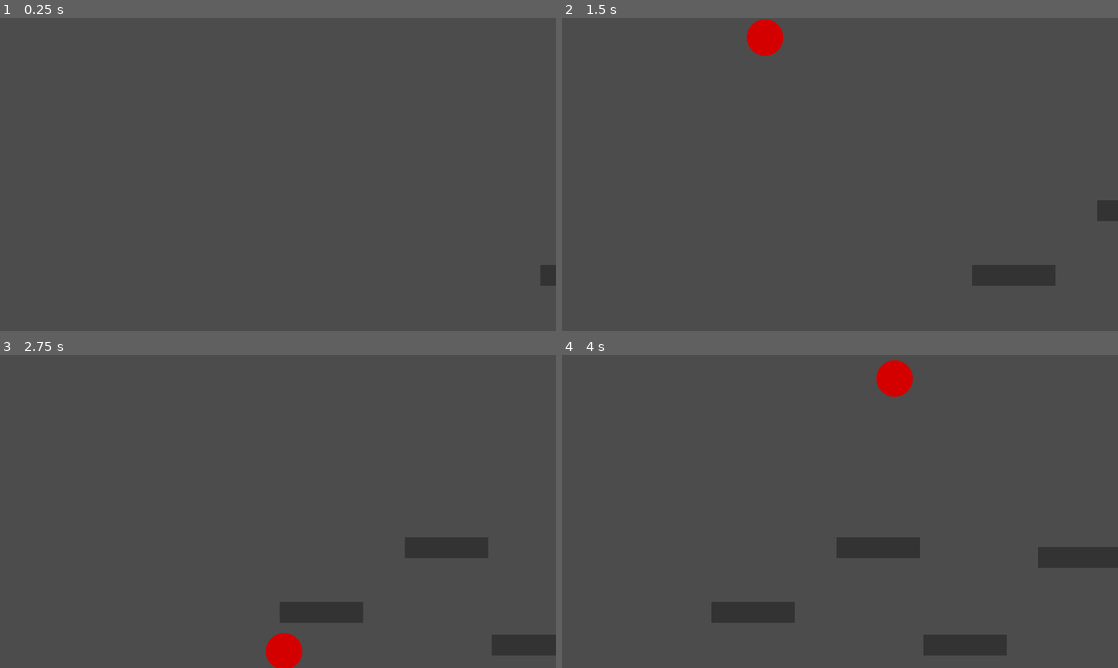
Above: before the commit, frames 1-4 (two rows, left to right).
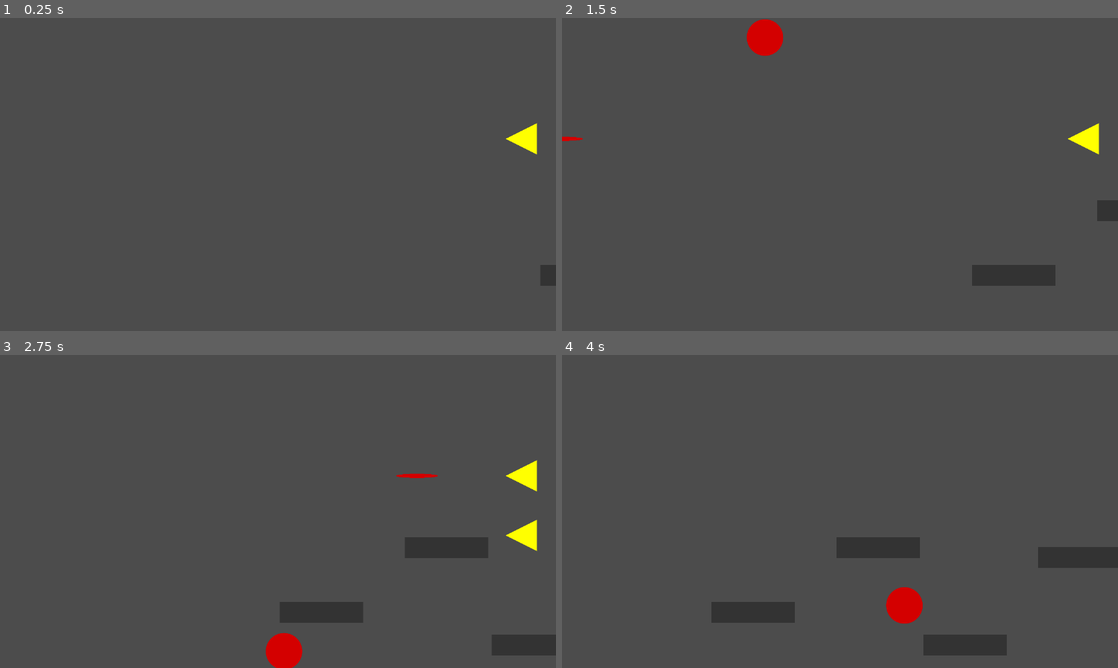
Above: after the commit, the same moments.

Repository: IonAir1/Genre-Mash-Jam
Game: Godot game, scene res://scenes/main.tscn
Same seed, same stepped clock (60 frames per second), same inputs: the game is played once before the commit and once after it.
Inputs (mouse positions are in pixels of both pictures, inside the frame that each line leads up to):
- Up to frame 1 (0.25 s): no input
- Up to frame 2 (1.5 s): move the mouse to (962, 158) at 0.52 s; hold D (right) from 0.53 s (still down); click (962, 158) at 0.6 s; tap W (jump) at 0.77 s; move the mouse to (728, 190) at 1.27 s; click (728, 190) at 1.35 s
- Up to frame 3 (2.75 s): tap W (jump) at 1.52 s; move the mouse to (333, 442) at 2.02 s; release D (right) at 2.03 s; hold A (left) from 2.03 s (still down); click (333, 442) at 2.1 s
- Up to frame 4 (4 s): move the mouse to (812, 574) at 2.77 s; release A (left) at 2.78 s; hold D (right) from 2.78 s (still down); click (812, 574) at 2.85 s; tap W (jump) at 3.02, 3.77 s; move the mouse to (1006, 558) at 3.52 s; click (1006, 558) at 3.6 s

The runs differ from the first frame. In frame 1, 0.3% of the frame differs, in the area x 91-97%, y 33-44%; in frame 2, 0.3%; in frame 3, 0.7%; in frame 4, 1.2%, in the area x 56-65%, y 1-86%.

Commit message:
enemy and enemy bullets

Diff:
--- a/proj/project.godot
+++ b/proj/project.godot
@@ -68,6 +68,7 @@
 2d_physics/layer_5="Platform"
 3d_physics/layer_5="Ball"
 2d_physics/layer_6="Ballplayerdetect"
+2d_physics/layer_7="enemybullet"
 
 [rendering]
 
--- a/proj/scenes/Player.tscn
+++ b/proj/scenes/Player.tscn
@@ -31,3 +31,11 @@
 position = Vector2( 14.4986, 8.52946 )
 scale = Vector2( 0.0925463, 0.0925463 )
 texture = ExtResource( 3 )
+
+[node name="detectdead" type="Area2D" parent="."]
+collision_layer = 64
+collision_mask = 64
+
+[node name="CollisionShape2D2" type="CollisionShape2D" parent="detectdead"]
+shape = SubResource( 1 )
+[connection signal="area_entered" from="detectdead" to="." method="_on_detectdead_area_entered"]
--- /dev/null
+++ b/proj/scenes/bullet.tscn
@@ -0,0 +1,19 @@
+[gd_scene load_steps=4 format=2]
+
+[ext_resource path="res://assets/swimmer.png" type="Texture" id=1]
+[ext_resource path="res://scripts/bullet.gd" type="Script" id=2]
+
+[sub_resource type="RectangleShape2D" id=1]
+extents = Vector2( 49.5234, 4.91072 )
+
+[node name="bullet" type="Area2D"]
+collision_layer = 64
+script = ExtResource( 2 )
+
+[node name="swimmer" type="Sprite" parent="."]
+scale = Vector2( 0.4, 0.04 )
+texture = ExtResource( 1 )
+
+[node name="CollisionShape2D" type="CollisionShape2D" parent="."]
+shape = SubResource( 1 )
+[connection signal="area_entered" from="." to="." method="_on_bullet_area_entered"]
--- /dev/null
+++ b/proj/scenes/enemy.tscn
@@ -0,0 +1,26 @@
+[gd_scene load_steps=3 format=2]
+
+[ext_resource path="res://assets/flyer.png" type="Texture" id=1]
+[ext_resource path="res://scripts/enemy.gd" type="Script" id=2]
+
+[node name="enemy" type="KinematicBody2D"]
+collision_layer = 2147483650
+collision_mask = 0
+script = ExtResource( 2 )
+
+[node name="CollisionPolygon2D" type="CollisionPolygon2D" parent="."]
+polygon = PoolVector2Array( 35.9844, -36.0078, -35.9567, -0.0196636, 35.9844, 36 )
+
+[node name="flyer" type="Sprite" parent="."]
+rotation = -3.14159
+scale = Vector2( 0.3, 0.3 )
+texture = ExtResource( 1 )
+
+[node name="detect" type="Area2D" parent="."]
+collision_layer = 0
+collision_mask = 8
+
+[node name="CollisionPolygon2D2" type="CollisionPolygon2D" parent="detect"]
+scale = Vector2( 1.2, 1.2 )
+polygon = PoolVector2Array( 35.9844, -36.0078, -35.9567, -0.0196636, 35.9844, 36 )
+[connection signal="body_entered" from="detect" to="." method="_on_detect_body_entered"]
--- a/proj/scripts/Player.gd
+++ b/proj/scripts/Player.gd
@@ -34,3 +34,8 @@
 		if is_on_floor():
 			velocity.y = jump_speed
 	position.x -= global.speed
+
+
+func _on_detectdead_area_entered(area):
+	queue_free()
+	get_tree().quit()
--- /dev/null
+++ b/proj/scripts/bullet.gd
@@ -0,0 +1,11 @@
+extends Node2D
+
+
+func _physics_process(delta):
+	position.x -= 40
+	if position.x <= -50:
+		queue_free()
+
+
+func _on_bullet_area_entered(area):
+	pass # Replace with function body.
--- /dev/null
+++ b/proj/scripts/enemy.gd
@@ -0,0 +1,24 @@
+extends KinematicBody2D
+
+var bullet = preload("res://scenes/bullet.tscn")
+
+func _ready():
+
+	for i in range(20):
+		position.x -= 10
+	bullet()
+
+
+func bullet():
+	yield(get_tree().create_timer(rand_range(0.6, 2)), "timeout")
+	var b = bullet.instance()
+	b.position = position
+	get_parent().add_child(b)
+	bullet()
+
+
+func _on_detect_body_entered(body):
+	yield(get_tree().create_timer(0.01), "timeout")
+	print(body.name)
+	if body.name == "paper":
+		queue_free()
--- a/proj/scripts/main.gd
+++ b/proj/scripts/main.gd
@@ -1,6 +1,7 @@
 extends Node2D
 
 var platform = preload("res://scenes/Platform.tscn")
+var enemy = preload("res://scenes/enemy.tscn")
 var platy = 680
 
 func platform_spawn():
@@ -27,6 +28,17 @@
 	yield(get_tree().create_timer(time),"timeout")
 	platform_spawn()
 
+
+func enemy_spawn():
+	var e = enemy.instance()
+	e.position.x = 1400
+	e.position.y = randi()%711
+	add_child(e)
+	yield(get_tree().create_timer(rand_range(2, 5)),"timeout")
+	enemy_spawn()
+
+
 func _ready():
 	randomize()
+	enemy_spawn()
 	platform_spawn()
Binary file added: proj/assets/flyer.png
Not shown, added: proj/assets/flyer.png.import
